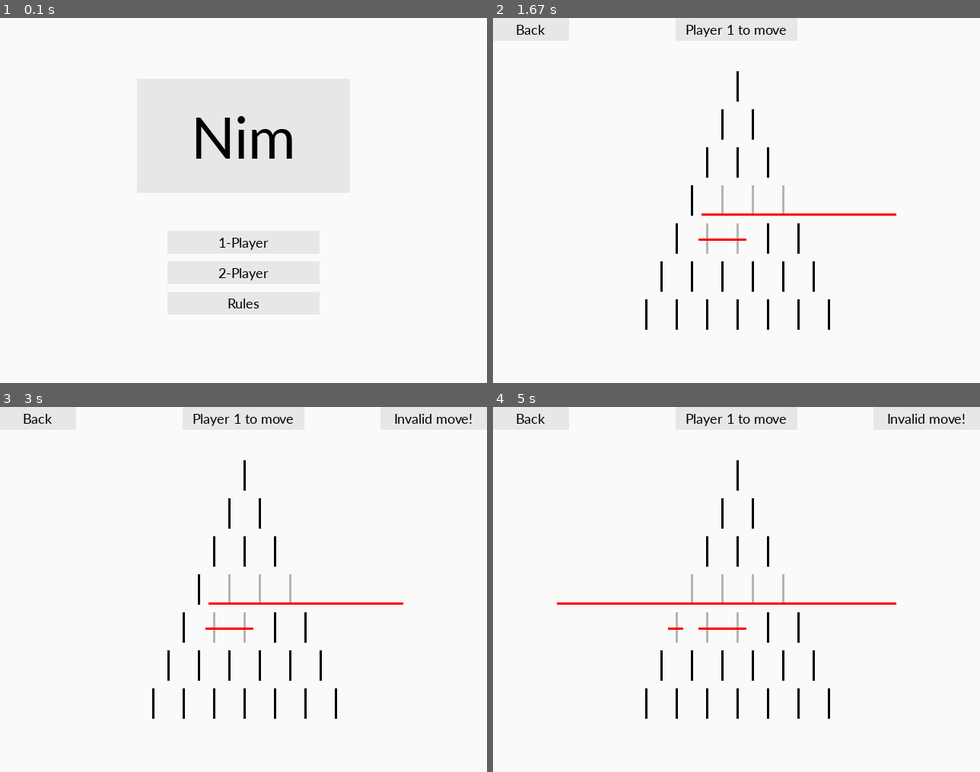
Above: before the commit, frames 1-4 (two rows, left to right).
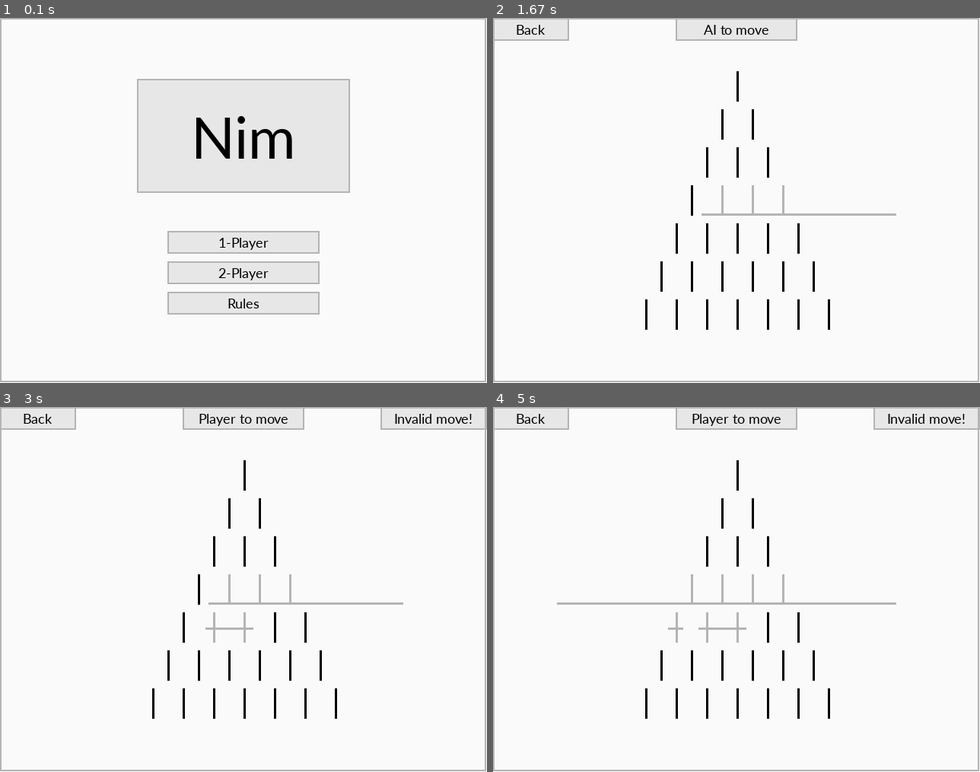
Above: after the commit, the same moments.

Repository: LazySloath/python-projects
Game: pygame game, started from nimpygame/nimpygame.py
Same seed, same stepped clock (60 frames per second), same inputs: the game is played once before the commit and once after it.
Inputs (mouse positions are in pixels of both pictures, inside the frame that each line leads up to):
- Up to frame 1 (0.1 s): no input
- Up to frame 2 (1.67 s): click (736, 240) at 0.38 s; click "1-Player" at 0.85 s; press the mouse at (702, 215) at 1.2 s; move the mouse to (799, 149) at 1.3 s; release the mouse at (897, 83) at 1.43 s
- Up to frame 3 (3 s): press the mouse at (209, 604) at 2.4 s; move the mouse to (209, 655) at 2.5 s; release the mouse at (209, 706) at 2.63 s; click "1-Player" at 2.78 s
- Up to frame 4 (5 s): press the mouse at (702, 604) at 3.4 s; move the mouse to (629, 578) at 3.5 s; release the mouse at (556, 553) at 3.63 s; press the mouse at (531, 417) at 4.7 s; move the mouse to (580, 436) at 4.8 s; release the mouse at (629, 454) at 4.93 s

The runs differ from the first frame. In frame 1, 2.9% of the frame differs, in the area x 0-100%, y 0-100%; in frame 2, 2.3%; in frame 3, 2.4%; in frame 4, 2.6%.

Commit message:
Design changes, and added icon

Diff:
--- a/nimpygame/nimpygame.py
+++ b/nimpygame/nimpygame.py
@@ -3,6 +3,10 @@
 Created on Fri May 25 20:34:16 2018
 
 @author: User
+
+what to improve:
+AI behaviour - if winning position, emulate players previous move for pairs
+different AI settings
 """
 
 import pygame
@@ -34,9 +38,10 @@
     pygame.init()
     FPSCLOCK = pygame.time.Clock()
     DISPLAYSURF = pygame.display.set_mode((WINDOWWIDTH, WINDOWHEIGHT))
-
+    # Window settings
     pygame.display.set_caption('Nim')
-    rows = None
+    icon = pygame.image.load('nimpygame.png')
+    pygame.display.set_icon(icon)
     # Sounds
     pygame.mixer.music.load('bgm.mp3')
     pygame.mixer.music.set_volume(0.4)
@@ -51,6 +56,7 @@
     winSound.set_volume(0.1)
     # Main game loop
     while True:
+        rows = None
         multiplay = False
         if showStartScreen():
             rows = showRowSelect()
@@ -73,12 +79,14 @@
     player1 = True
     error = False
     # Hacky way to get back button
-    back = displayGame(sticks,crossed,lines,player1,error)
+    back = displayGame(sticks,crossed,lines,player1,error,True)
     pygame.display.update()
     drawing = False
     while sticks:
         checkQuit()
         if not player1:
+            # Computer 'thinking'
+            pygame.time.delay(800)
             player1 = not player1
             line = analyse(sticks)
             for stick in sticks:
@@ -89,9 +97,17 @@
                 if stick in sticks:
                     sticks.remove(stick)
             lines.append(line)
-            displayGame(sticks,crossed,lines,player1,error)
+            # AI draw line animation
+            x,y = line.topleft
+            width = line.width
+            for i in range(width):
+                pygame.draw.line(DISPLAYSURF,RED,(x+i,y),(x+i,y+2))
+                pygame.display.update()
+                pygame.time.delay(2)
+            displayGame(sticks,crossed,lines,player1,error,True)
             swipeSound.play()
             pygame.display.update()
+            pygame.event.clear()
 
         else:
             for event in pygame.event.get():
@@ -124,20 +140,20 @@
                                         sticks.remove(stick)
                                 player1 = not player1
                                 lines.append(line)
-                                displayGame(sticks,crossed,lines,player1,error)
+                                displayGame(sticks,crossed,lines,player1,error,True)
                                 swipeSound.play()
                                 pygame.display.update()
                             else:
                                 error = True
                                 whooshSound.play()
-                                displayGame(sticks,crossed,lines,player1,error)
+                                displayGame(sticks,crossed,lines,player1,error,True)
                                 pygame.display.update()
                                 error = False
 
                         else:
                             error = True
                             whooshSound.play()
-                            displayGame(sticks,crossed,lines,player1,error)
+                            displayGame(sticks,crossed,lines,player1,error,True)
                             pygame.display.update()
                             error = False
 
@@ -145,7 +161,7 @@
                     x,y = event.pos
                     drawing = True
                 elif event.type == MOUSEMOTION and drawing:
-                    displayGame(sticks,crossed,lines,player1,error)
+                    displayGame(sticks,crossed,lines,player1,error,True)
                     pygame.draw.line(DISPLAYSURF,RED,(x,y),
                                      (event.pos[0],y),3)
                     pygame.display.update()
@@ -250,7 +266,7 @@
                     buttonSound.play()
                     return
 
-def displayGame(sticks,crossed,lines,player1,error):
+def displayGame(sticks,crossed,lines,player1,error,AI=False):
     """Helper function to update display during runGame"""
     DISPLAYSURF.fill(WHITE)
     # Draw back button
@@ -259,8 +275,12 @@
     if error:
         makeText(20,'Invalid move!',BLACK,GREY,500,0,140,30)
     # Draw player message
-    if player1:
+    if player1 and AI:
+        makeText(20,'Player to move',BLACK,GREY,240,0,160,30)
+    elif player1:
         makeText(20,'Player 1 to move',BLACK,GREY,240,0,160,30)
+    elif AI:
+        makeText(20,'AI to move',BLACK,GREY,240,0,160,30)
     else:
         makeText(20,'Player 2 to move',BLACK,GREY,240,0,160,30)
     # Draw sticks
@@ -271,7 +291,7 @@
         pygame.draw.rect(DISPLAYSURF,DARKGREY,stick)
     # Draw lines
     for line in lines:
-        pygame.draw.rect(DISPLAYSURF,RED,line)
+        pygame.draw.rect(DISPLAYSURF,DARKGREY,line)
     return back
 
 def showStartScreen():
@@ -358,8 +378,11 @@
     twidth, theight = textSurf.get_size()
     textRect = pygame.Rect(x,y,rwidth,rheight)
     pygame.draw.rect(DISPLAYSURF,bgcolor,textRect)
+    #Draw border
+    pygame.draw.rect(DISPLAYSURF,DARKGREY,(x,y,rwidth,rheight),2)
     a,b = textRect.center
     DISPLAYSURF.blit(textSurf,(a-twidth/2, b-theight/2))
+    pygame.draw.rect(DISPLAYSURF,DARKGREY,(0,0,639,479),2)
     return textRect
 
 def checkQuit():
@@ -519,11 +542,4 @@
             return makemove(x,x1,y)
 
 if __name__ == '__main__':
-    """
-    sticks = []
-    for row in stickassets[:7]:
-        for pair in row:
-            sticks.append(pygame.Rect(pair[0],pair[1],3,40))
-    analyse(sticks)
-    """
     main()
Binary file added: nimpygame/nimpygame.ico
Binary file added: nimpygame/nimpygame.png
